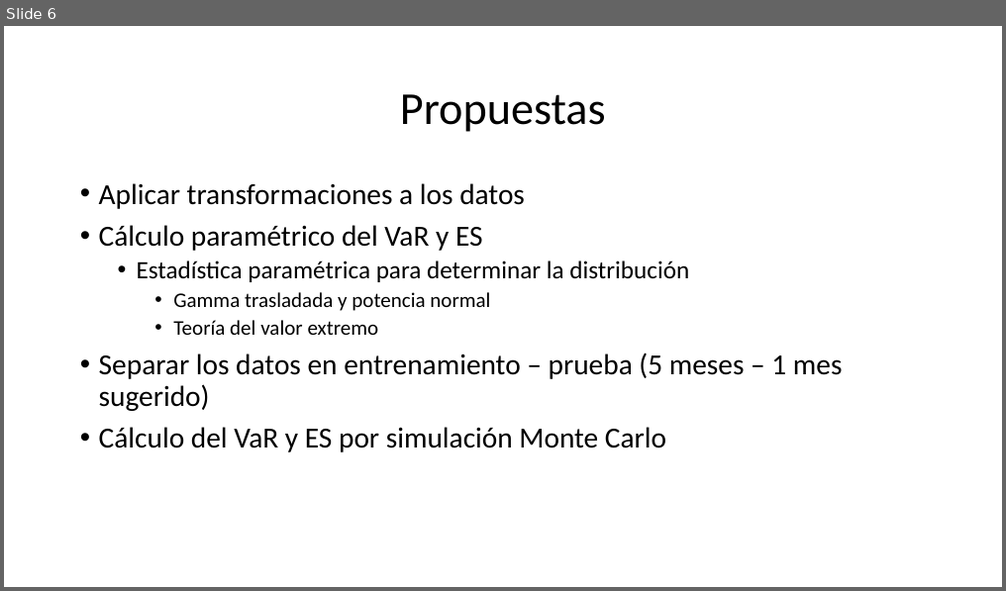
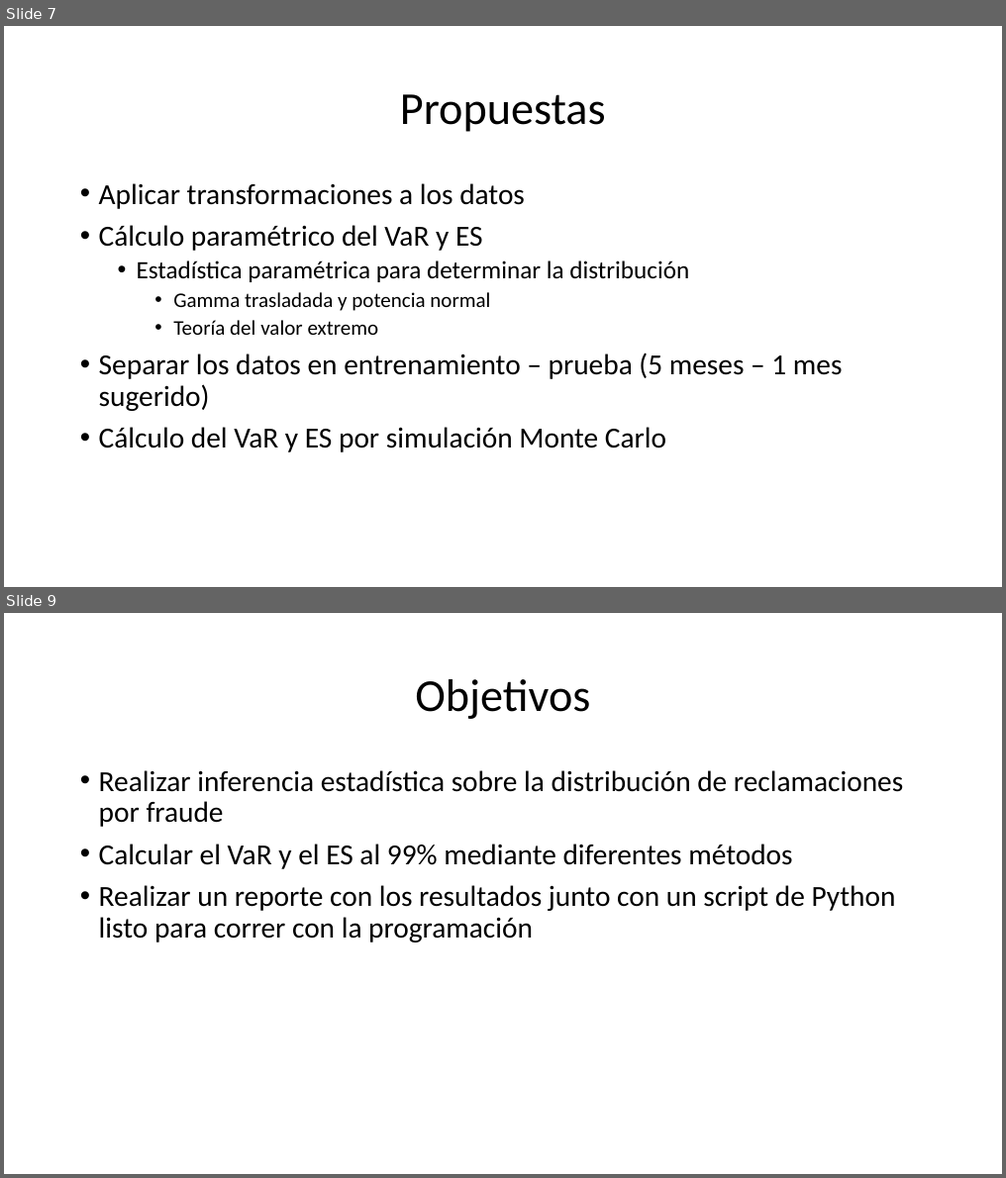
Before and after one commit to EstebanLSCR/Codigo-proyecto, a slide deck: Presentación proyecto.pptx. Shown one above the other, each under a label of ours: slide 6 before the commit, slides 7 and 9 after it; the slides between them are not shown. The pictures are 1006x591 and 1006x1178 pixels, drawn with LibreOffice and Linux fonts; fonts in the diff are those of the drawing. Boxes give left, top, right and bottom in pixels: in the first picture for what was removed or moved away, otherwise in the second. Text is boxed around its words. In the diff, an @@ line names an element or a change of style, - is before the commit and + after.

```diff
--- a/Presentación proyecto.pptx
+++ b/Presentación proyecto.pptx
@@ slide 9 added at (x1=4, y1=613, x2=1002, y2=1174), background #FFFFFF @@
@@ title added at (x1=415, y1=679, x2=590, y2=719), 44 pt, text #000000 @@
+Objetivos
@@ text added at (x1=99, y1=770, x2=903, y2=943), 28 pt, text #000000 @@
+• Realizar inferencia estadística sobre la distribución de reclamaciones por fraude
+• Calcular el VaR y el ES al 99% mediante diferentes métodos
+• Realizar un reporte con los resultados junto con un script de Python listo para correr con la programación
@@ what was slide 6 is now slide 7 @@
```
Also in this commit, not shown: 2 slides changed, 11 other slides added, 7 other files.
